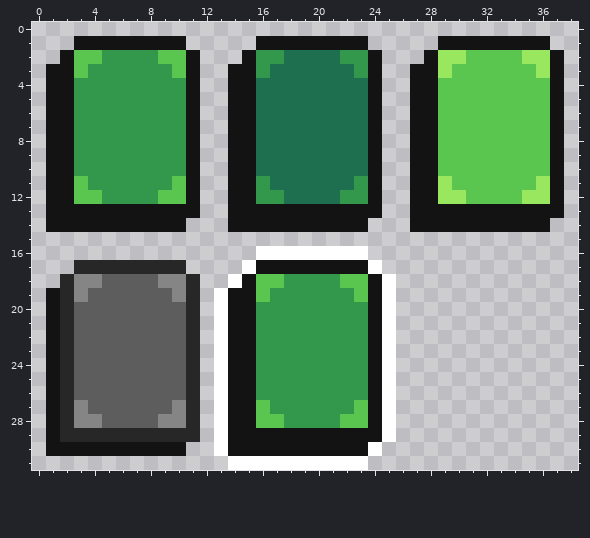
Pixel-art file -- resources/sprites/GUI/icons/other_icons/draw_deck_button.aseprite. The picture above is the old version.
39x32 pixels, 1 frame.
New version:
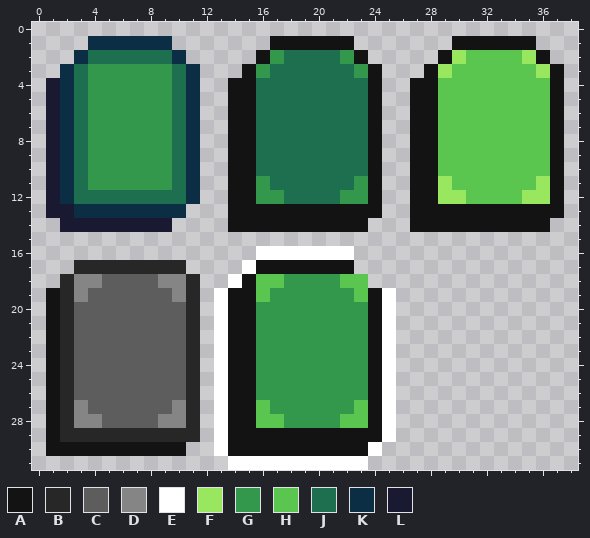
Palette (. is transparent): A #131313  B #272727  C #5d5d5d  D #858585  E #ffffff  F #99e65f  G #33984b  H #5ac54f  J #1e6f50  K #0c2e44  L #1a1932
Difference:
Colour F becomes colour A in row 2 at x 29 and 36.
Colour G becomes colour A in row 2 at x 16 and 23.
Colour G becomes colour J in row 2 at x 5 to 8; in rows 4 to 10 at x 3 and 10; in row 12 at x 5 to 8.
Colour H becomes colour J in row 2 at x 4 and 9; in row 3 at x 3 and 10; in row 11 at x 3 and 10; in row 12 at x 3 to 4 and 9 to 10.
Colour A becomes colour K in row 1 at x 4 to 9; in rows 3 to 12 at x 2 and 11; in row 13 at x 3 to 10.
Colour H becomes colour K in row 2 at x 3 and 10.
Colour A becomes colour L in rows 4 to 12 at x 1; in row 13 at x 1 to 2; in row 14 at x 2 to 9.
Colour A is removed in row 1 at x 3, 10, 16, 23, 29 and 36; in row 2 at x 2, 11, 15, 24, 28 and 37; in row 3 at x 1, 14 and 27; in row 13 at x 11; in row 14 at x 1 and 10; in row 17 at x 23.
Colour A is removed in row 18 at x 24.
Colour E is removed in row 16 at x 23; in row 17 at x 24; in row 18 at x 25.
Where, in picture pixels (left, top, right, bottom), the same in both pictures:
changed: (46, 36, 270, 232)
changed: (354, 36, 452, 78)
changed: (536, 36, 564, 64)
erased: (354, 246, 396, 288)
